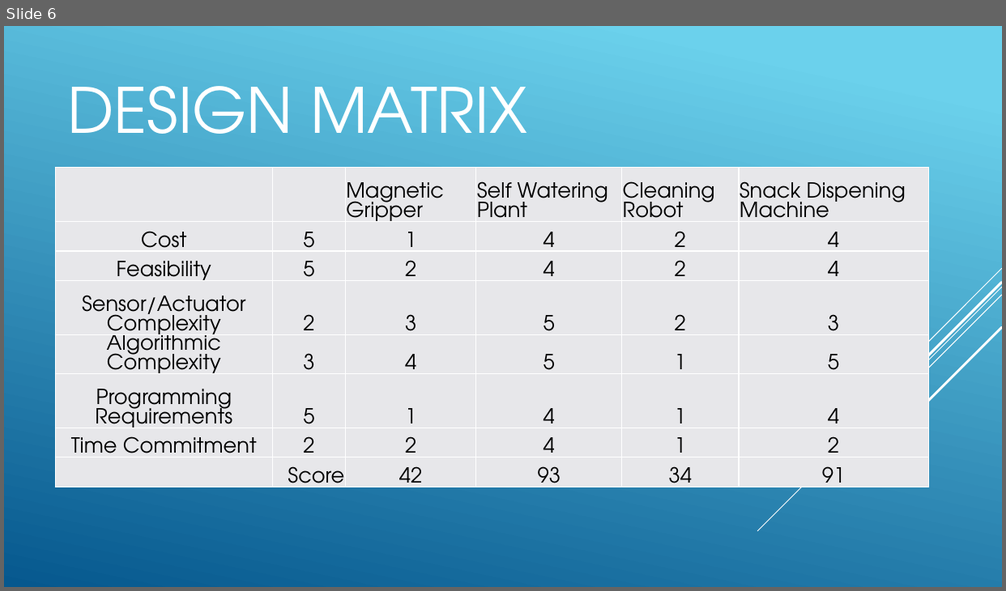
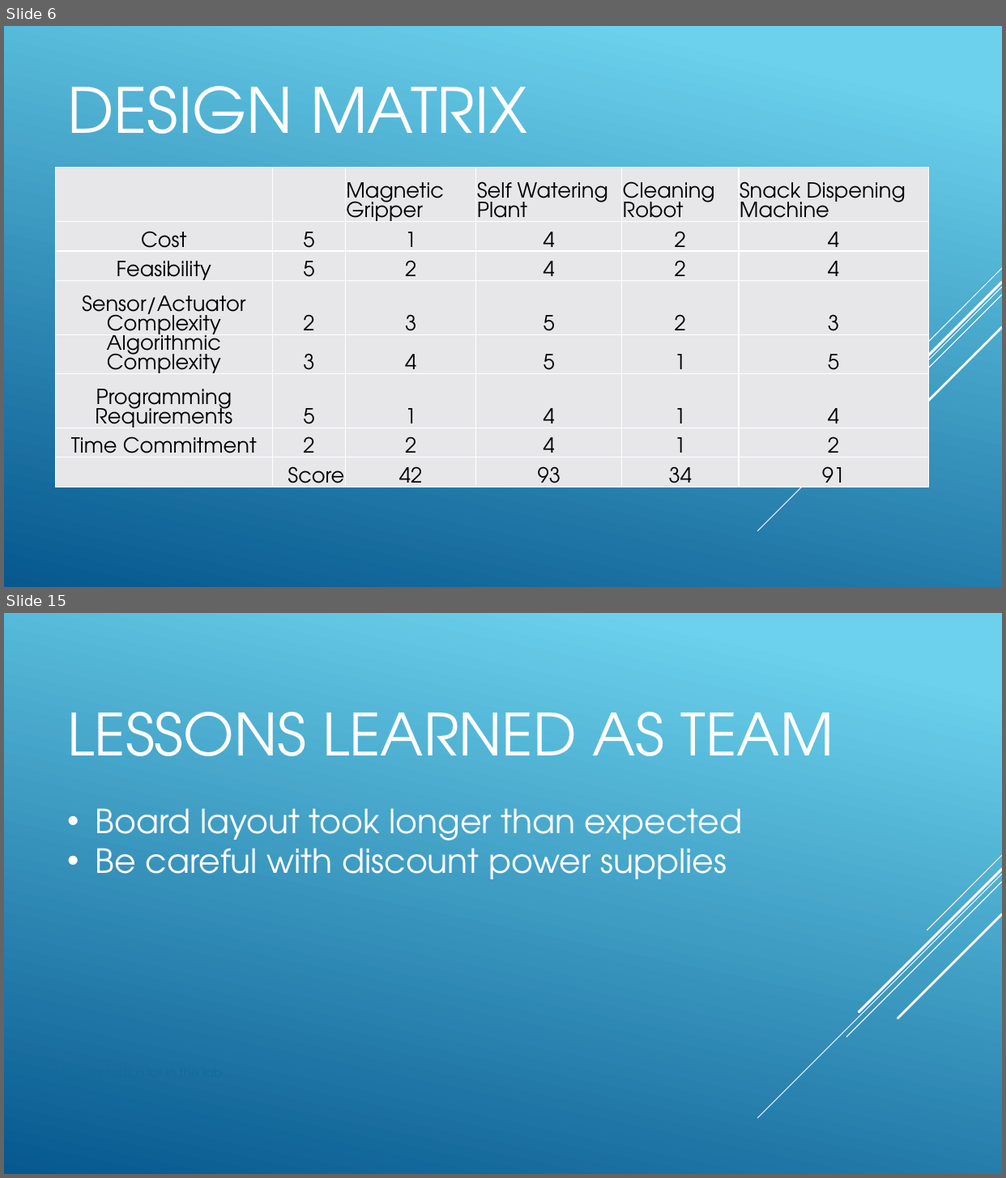
Before and after one commit to jp32/ece411-pdx, a slide deck: documents/presentation.pptx. Shown one above the other, each under a label of ours: slide 6 before the commit, slides 6 and 15 after it; the slides between them are not shown. The pictures are 1006x591 and 1006x1178 pixels, drawn with LibreOffice and Linux fonts; fonts in the diff are those of the drawing. Boxes give left, top, right and bottom in pixels: in the first picture for what was removed or moved away, otherwise in the second. Text is boxed around its words. In the diff, an @@ line names an element or a change of style, - is before the commit and + after.

```diff
--- a/documents/presentation.pptx
+++ b/documents/presentation.pptx
@@ slide 15 added at <box>4,613,1002,1174</box>, background gradient #6ED2EB to #06588E; not listed: 5 template elements that a slide beside it also shows @@
@@ title added at <box>67,712,833,756</box>, 56 pt, text #FFFFFF @@
+LESSONS LEARNED AS TEAM
@@ text added at <box>96,808,743,879</box>, 32 pt, text #FFFFFF @@
+• Board layout took longer than expected
+• Be careful with discount power supplies
```
Also in this commit, not shown: 2 slides changed, 8 other slides added, 1 slide removed, 5 other files.
